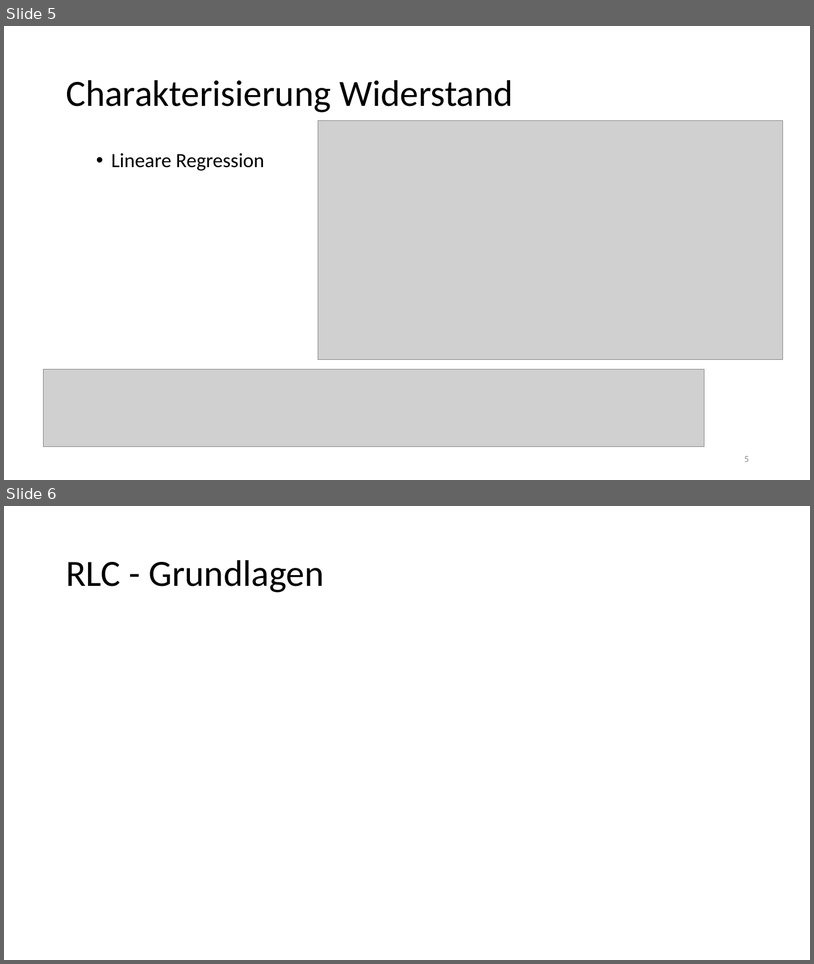
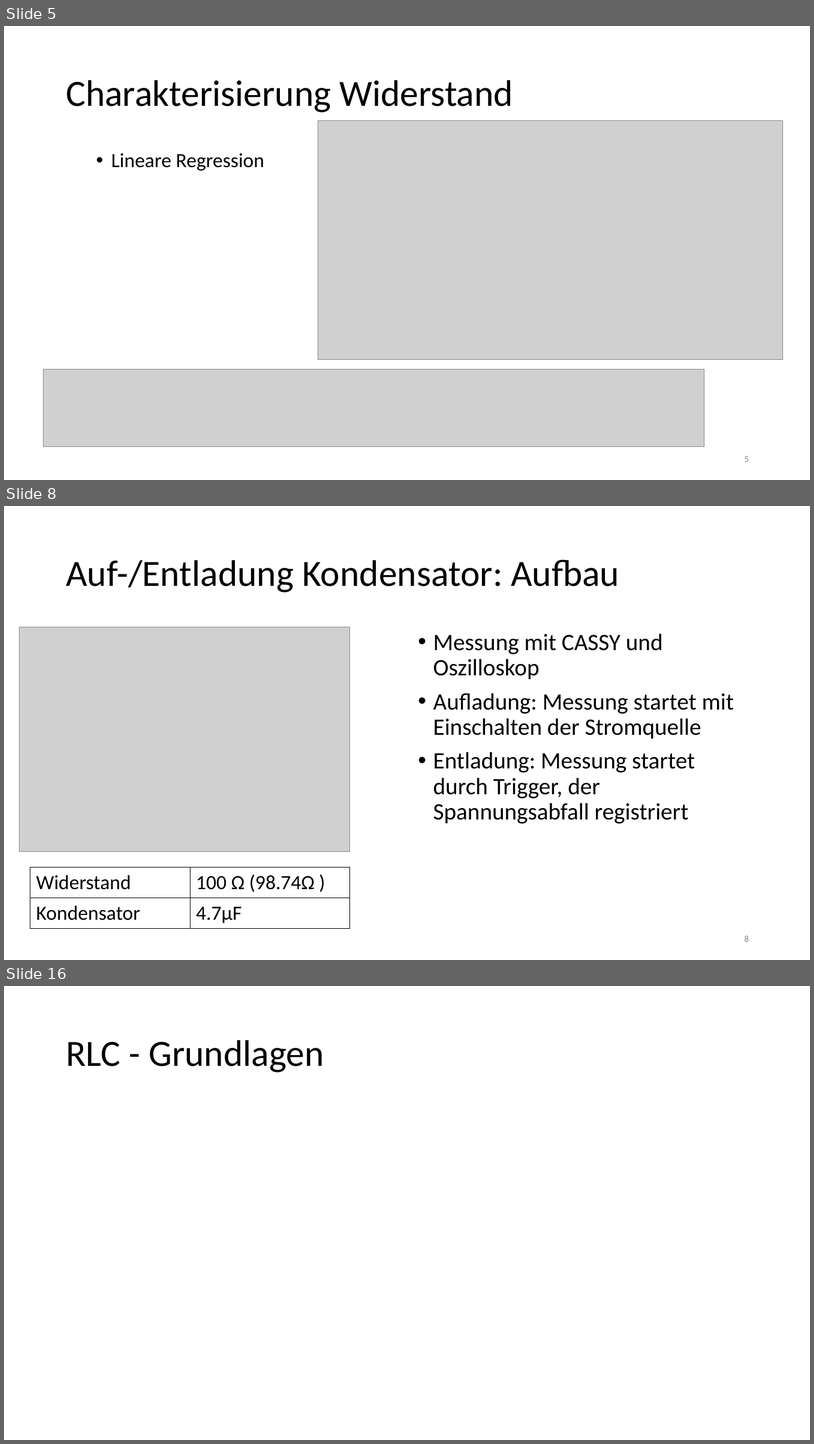
Before and after one commit to thewhitecat/grundpraktikum1, a slide deck: Elektronik/Elektronik.pptx. Shown one above the other, each under a label of ours: slides 5 and 6 before the commit, slides 5, 8 and 16 after it; the slides between them are not shown. The pictures are 814x964 and 814x1444 pixels, drawn with LibreOffice and Linux fonts; fonts in the diff are those of the drawing; grey boxes stand for pictures. Boxes give left, top, right and bottom in pixels: in the first picture for what was removed or moved away, otherwise in the second. Text is boxed around its words. In the diff, an @@ line names an element or a change of style, - is before the commit and + after.

```diff
--- a/Elektronik/Elektronik.pptx
+++ b/Elektronik/Elektronik.pptx
@@ slide 8 added at [4,506,810,960], background #FFFFFF @@
@@ title added at [66,559,620,592], 44 pt, text #000000 @@
+Auf-/Entladung Kondensator: Aufbau
@@ picture added at [19,627,350,851] @@
@@ text added at [434,633,734,823], 28 pt, text #000000 @@
+• Messung mit CASSY und Oszilloskop
+• Aufladung: Messung startet mit Einschalten der Stromquelle
+• Entladung: Messung startet durch Trigger, der Spannungsabfall registriert
@@ table added at [30,867,350,928], 2 rows, 2 columns @@
+Widerstand | 100 Ω (98.74Ω )
+Kondensator | 4.7µF
@@ page number added at [744,935,749,942], 11 pt, text #8C8C8C @@
+8
@@ what was slide 6 is now slide 16 @@
```
Also in this commit, not shown: 2 slides changed, 14 other slides added.
